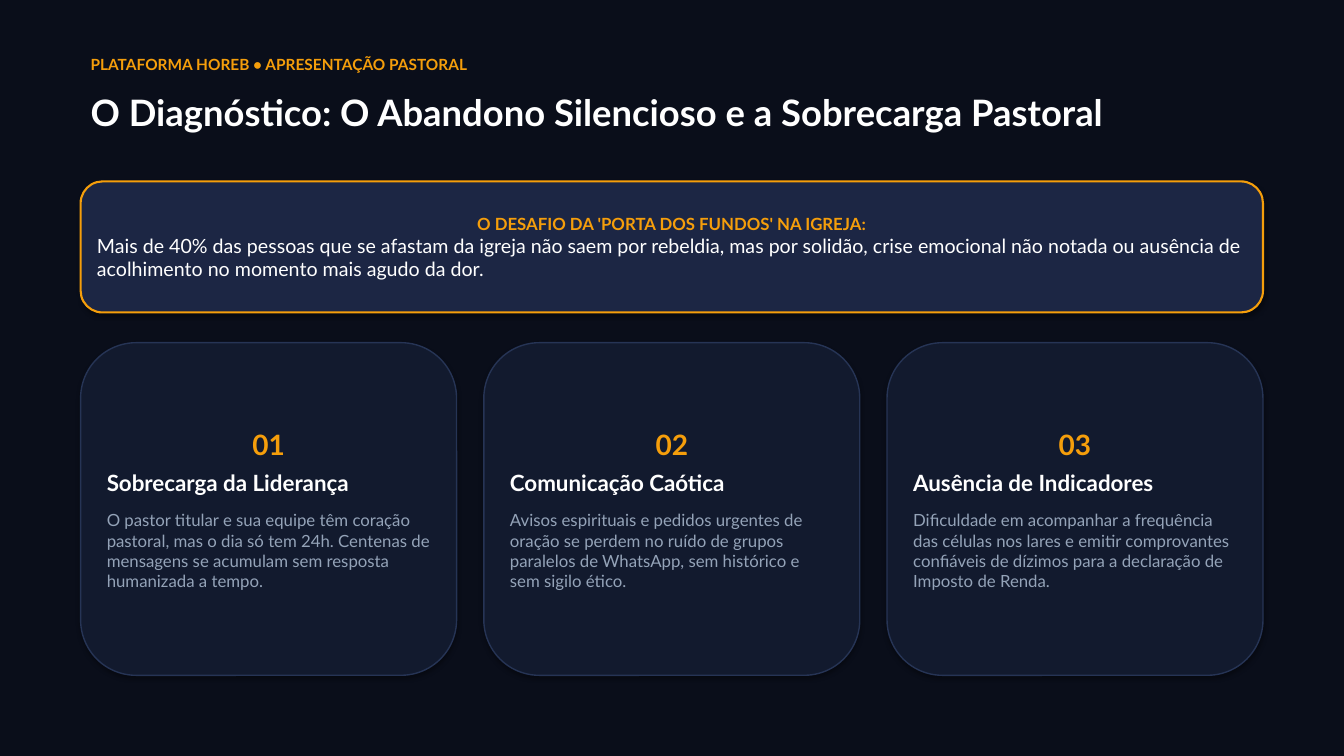
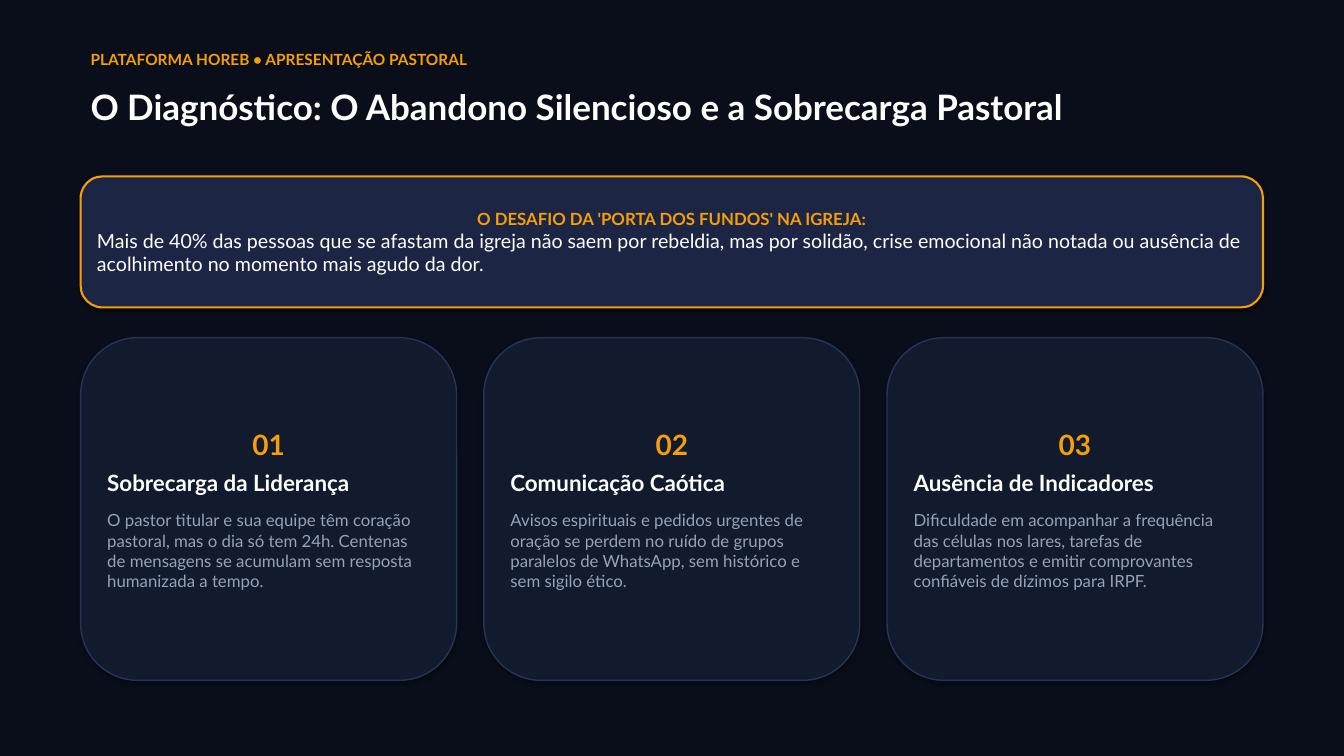
Before and after one commit to lynxemssistema-blip/horeb, a slide deck: slide 2 of Apresentacao_Horeb_Pastores.pptx. Drawn at 1344x756 pixels with LibreOffice and Linux fonts; fonts in the diff are those of the drawing. Boxes give left, top, right and bottom in pixels: in the first picture for what was removed or moved away, otherwise in the second. Text is boxed around its words. In the diff, an @@ line names an element or a change of style, - is before the commit and + after.

```diff
--- a/Apresentacao_Horeb_Pastores.pptx
+++ b/Apresentacao_Horeb_Pastores.pptx
@@ text "PLATAFORMA HOREB • APRESENTAÇÃO PASTORAL" moved from (x1=91, y1=57, x2=467, y2=73) to (x1=91, y1=52, x2=467, y2=68) @@
@@ text "O Diagnóstico: O Abandono Silencioso ..." at (x1=91, y1=94, x2=1062, y2=127): size 26 to 25 pt @@
@@ rounded rectangle "O DESAFIO DA 'PORTA DOS ..." moved from (x1=81, y1=181, x2=1263, y2=313) to (x1=81, y1=176, x2=1263, y2=308) @@
@@ rounded rectangle "01" resized from (x1=81, y1=343, x2=457, y2=676) to (x1=81, y1=338, x2=457, y2=681) @@
@@ rounded rectangle "02" resized from (x1=484, y1=343, x2=860, y2=676) to (x1=484, y1=338, x2=860, y2=681) @@
@@ rounded rectangle "03" resized from (x1=887, y1=343, x2=1263, y2=676) to (x1=887, y1=338, x2=1263, y2=681) @@
@@ text in rounded rectangle at (x1=914, y1=513, x2=1213, y2=590): text changed @@
-Dificuldade em acompanhar a frequência das células nos lares e emitir comprovantes confiáveis de dízimos para a declaração de Imposto de Renda.
+Dificuldade em acompanhar a frequência das células nos lares, tarefas de departamentos e emitir comprovantes confiáveis de dízimos para IRPF.
```
Also in this commit, not shown: 9 other slides changed, 2 slides added, 15 other files.
